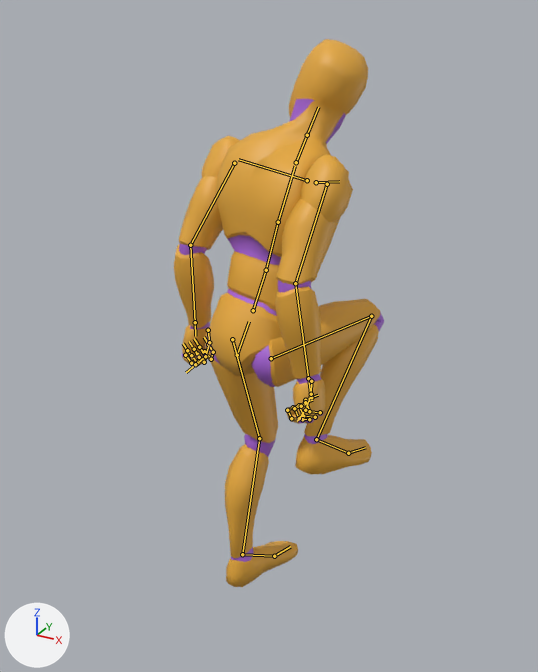
The glTF model assets/anim/karate.glb: old version first, new version second.
Before and after are seen from a camera (50 mm lens) standing at (1.174, -1.745, 1.835) and looking at (0.18, 0.062, 0.931). Arrows for +X, +Y and +Z are at lower left; the lights stay in place. The older version comes first. Both versions are drawn at frame 71 of the action 'Karate_Test'; the numbers are the values there. The bones that change, and the others that lie on the model, are drawn over the model as lines.

Names of what the first picture shows: 'Mannequin'.
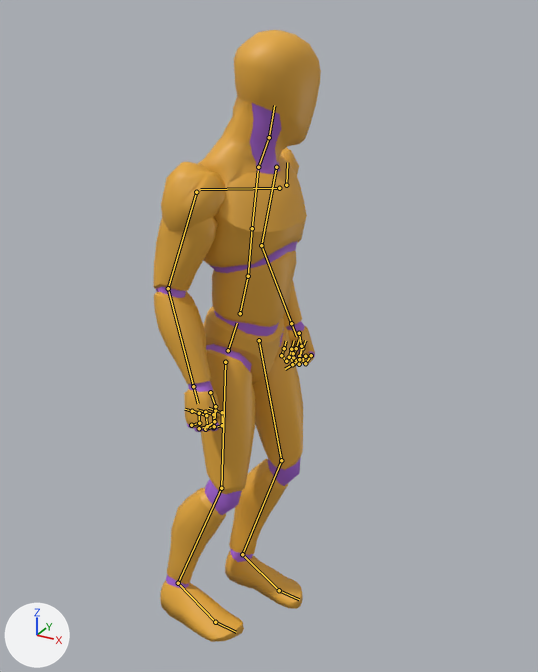
Where the change shows, as pixel boxes (x1, y1, x2, y2) in the pictures (538 x 672 px):
'Mannequin', posed (20% narrower, 12% taller)
    before: (174, 39, 384, 587)
    after: (153, 30, 321, 642)
bone 'pelvis', root to tip
    before: (237, 355) to (249, 321)
    after: (228, 350) to (237, 323)
bone 'spine_01', root to tip
    before: (253, 310) to (266, 270)
    after: (240, 313) to (248, 276)
bone 'spine_02', root to tip
    before: (266, 270) to (278, 222)
    after: (248, 276) to (252, 228)
bone 'spine_03', root to tip
    before: (278, 222) to (295, 166)
    after: (252, 228) to (258, 170)
bone 'neck_01', root to tip
    before: (296, 162) to (307, 135)
    after: (258, 167) to (269, 137)
bone 'Head', root to tip
    before: (307, 135) to (318, 107)
    after: (269, 137) to (274, 105)
bone 'thigh_l', root to tip
    before: (232, 339) to (259, 438)
    after: (259, 340) to (281, 460)
bone 'calf_l', root to tip
    before: (259, 438) to (242, 554)
    after: (281, 460) to (242, 554)
bone 'foot_l', root to tip
    before: (242, 554) to (274, 556)
    after: (242, 554) to (279, 590)
bone 'thigh_r', root to tip
    before: (271, 358) to (371, 316)
    after: (225, 362) to (221, 488)
bone 'calf_r', root to tip
    before: (371, 316) to (316, 439)
    after: (221, 488) to (178, 583)
bone 'foot_r', root to tip
    before: (316, 439) to (348, 453)
    after: (178, 583) to (215, 622)

The change in detail:
Bone 'pelvis' (bone_pelvis) moves from (0.139, 0.016, 0.104) to (0.078, -0.015, 0.061).
Bone 'pelvis' (bone_pelvis) turns from (42, 161, 5) to (-58, 75, -77) degrees about its own x, y and z.
Bone 'spine_01' (bone_spine_01) turns from (4, 0, 0) to (2, 0, 0) degrees about its own x, y and z.
Bone 'spine_02' (bone_spine_02) turns from (4, 0, 0) to (2, 0, 0) degrees about its own x, y and z.
Bone 'spine_03' (bone_spine_03) turns from (4, 0, 0) to (2, 0, 0) degrees about its own x, y and z.
Bone 'neck_01' (bone_neck_01) turns from (-7, 33, -5) to (-2, 28, -6) degrees about its own x, y and z.
Bone 'Head' (bone_head) turns from (-6, 33, 1) to (0, 29, -1) degrees about its own x, y and z.
Bone 'thigh_l' (bone_thigh_l) turns from (-27, -2, 3) to (-20, -2, 5) degrees about its own x, y and z.
Bone 'calf_l' (bone_calf_l) turns from (23, 0, 0) to (28, 0, 0) degrees about its own x, y and z.
Bone 'foot_l' (bone_foot_l) turns from (-8, 3, 1) to (-13, 5, -1) degrees about its own x, y and z.
Bone 'thigh_r' (bone_thigh_r) turns from (-108, 5, 1) to (-8, 4, 8) degrees about its own x, y and z.
Bone 'calf_r' (bone_calf_r) turns from (123, 0, 0) to (19, 0, 0) degrees about its own x, y and z.
Bone 'foot_r' (bone_foot_r) turns from (-22, 0, 0) to (-16, 4, -8) degrees about its own x, y and z.
